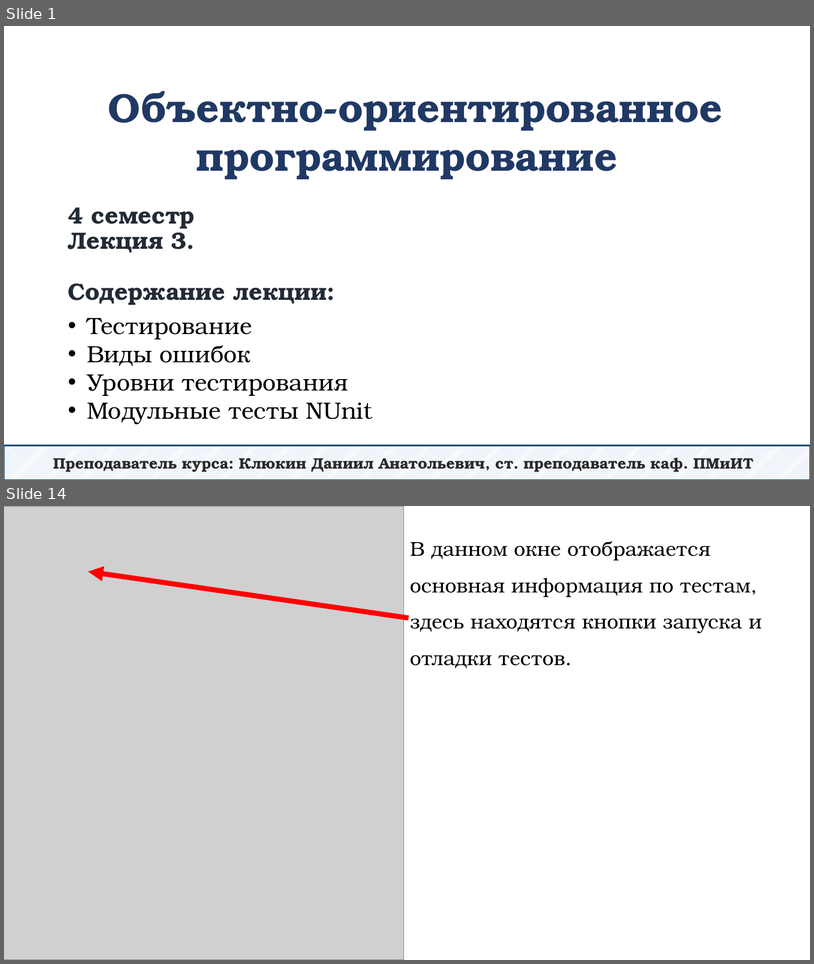
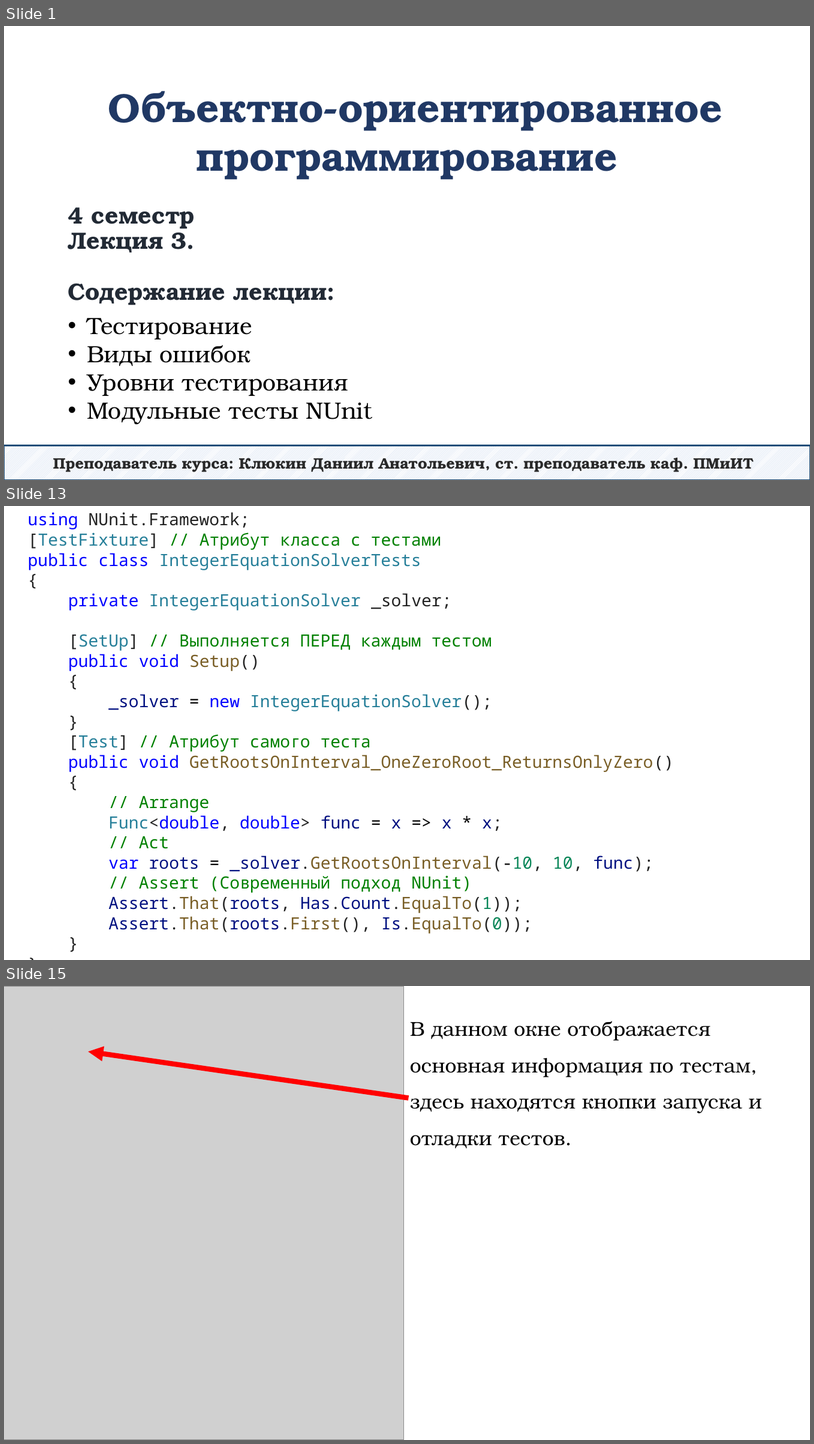
Before and after one commit to DaniilKlyukin/OOP-4, a slide deck: Лекции/ООП 1 лек 3.pptx. Shown one above the other, each under a label of ours: slides 1 and 14 before the commit, slides 1, 13 and 15 after it; the slides between them are not shown. The pictures are 814x964 and 814x1444 pixels, drawn with LibreOffice and Linux fonts; fonts in the diff are those of the drawing; grey boxes stand for pictures. Boxes give left, top, right and bottom in pixels: in the first picture for what was removed or moved away, otherwise in the second. Text is boxed around its words. In the diff, an @@ line names an element or a change of style, - is before the commit and + after.

```diff
--- a/Лекции/ООП 1 лек 3.pptx
+++ b/Лекции/ООП 1 лек 3.pptx
@@ slide 13 added at [4,506,810,960], background #FFFFFF @@
@@ text added at [28,512,674,933], 20 pt, text #008000 @@
+using NUnit.Framework;
+[TestFixture] // Атрибут класса с тестами
+public class IntegerEquationSolverTests
+{
+private IntegerEquationSolver _solver;
+[SetUp] // Выполняется ПЕРЕД каждым тестом
+public void Setup()
+{
+_solver = new IntegerEquationSolver();
+}
+[Test] // Атрибут самого теста
+public void GetRootsOnInterval_OneZeroRoot_ReturnsOnlyZero()
+{
+// Arrange
+Func<double, double> func = x => x * x;
+// Act
+var roots = _solver.GetRootsOnInterval(-10, 10, func);
+// Assert (Современный подход NUnit)
+Assert.That(roots, Has.Count.EqualTo(1));
+Assert.That(roots.First(), Is.EqualTo(0));
+}
+}
@@ what was slide 14 is now slide 15 @@
```
Also in this commit, not shown: 6 slides changed, 29 other slides added, 15 slides removed.
